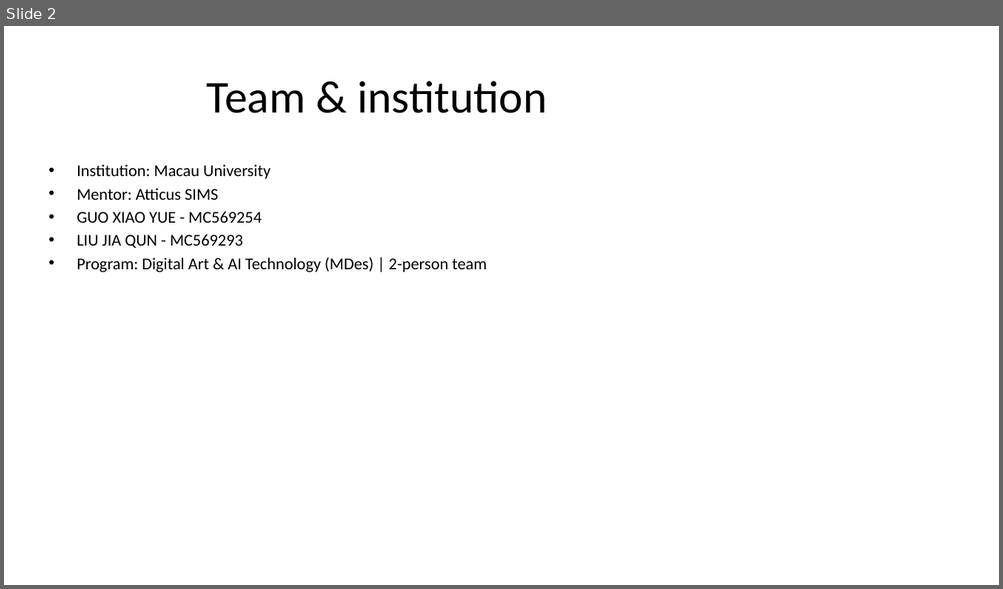
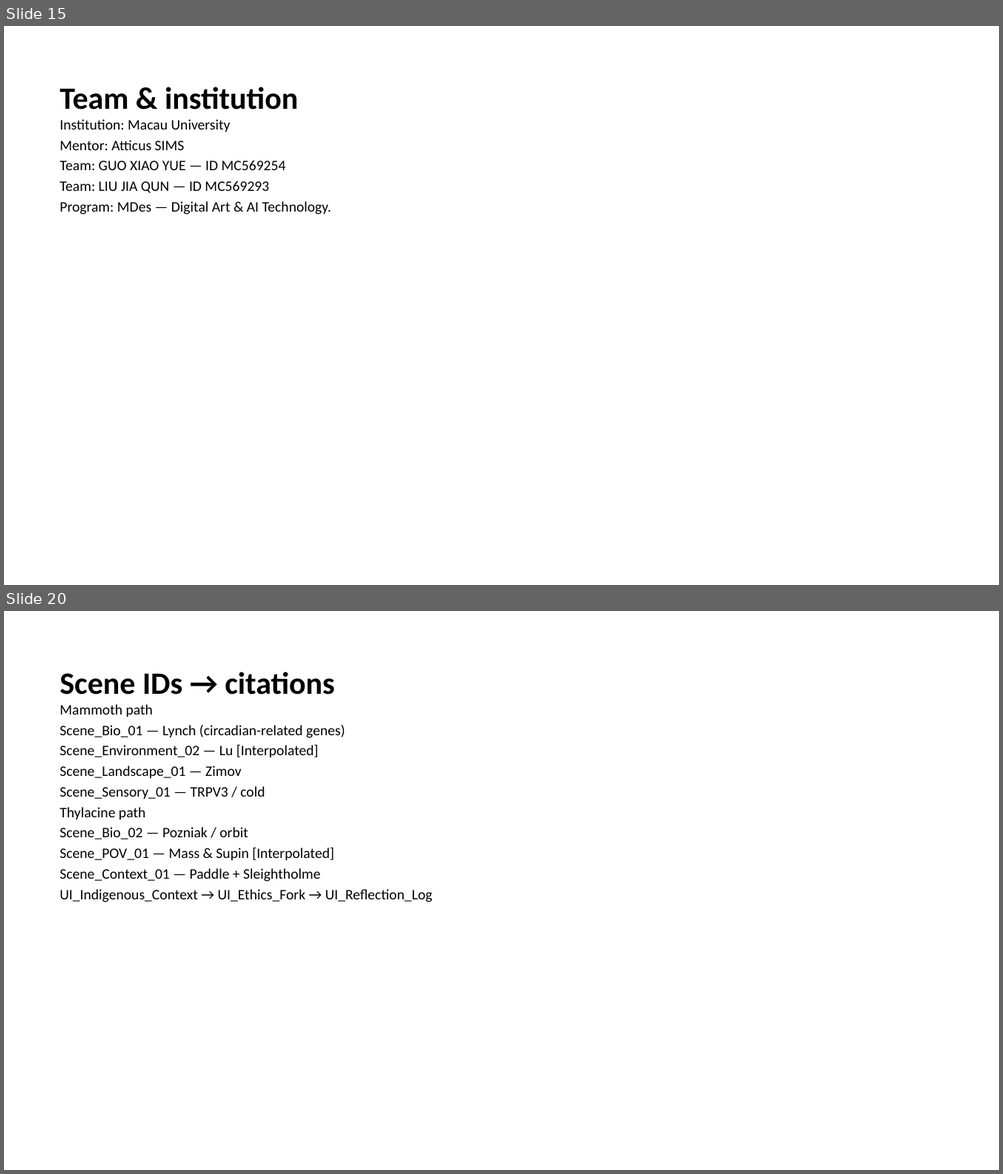
Before and after one commit to macaumonsoon/Biodesign-Project, a slide deck: slides/export/Archive_of_Extinction_Final_BDC2026.pptx. Shown one above the other, each under a label of ours: slide 2 before the commit, slides 15 and 20 after it; the slides between them are not shown. The pictures are 1003x589 and 1003x1174 pixels, drawn with LibreOffice and Linux fonts; fonts in the diff are those of the drawing. Boxes give left, top, right and bottom in pixels: in the first picture for what was removed or moved away, otherwise in the second. Text is boxed around its words. In the diff, an @@ line names an element or a change of style, - is before the commit and + after.

```diff
--- a/slides/export/Archive_of_Extinction_Final_BDC2026.pptx
+++ b/slides/export/Archive_of_Extinction_Final_BDC2026.pptx
@@ slide 20 added at (4,611,999,1170), background #FFFFFF @@
@@ text added at (60,672,432,903), 14 pt, text #000000 @@
+Scene IDs → citations
+Mammoth path
+Scene_Bio_01 — Lynch (circadian-related genes)
+Scene_Environment_02 — Lu [Interpolated]
+Scene_Landscape_01 — Zimov
+Scene_Sensory_01 — TRPV3 / cold
+Thylacine path
+Scene_Bio_02 — Pozniak / orbit
+Scene_POV_01 — Mass & Supin [Interpolated]
+Scene_Context_01 — Paddle + Sleightholme
+UI_Indigenous_Context → UI_Ethics_Fork → UI_Reflection_Log
@@ what was slide 2 is now slide 15 @@
@@ slide 15 changed as well @@
@@ text "Team & institution": place and size @@
-text "Team & institution" at (77,164,486,272)
+text "Team & institution" at (60,87,331,215)
@@ text at (60,87,298,110): paragraph added @@
+Team & institution
@@ title removed at (207,81,546,113) @@
-Team & institution
@@ text at (60,119,230,150): size 16 to 14 pt in "Institution: Macau University", "Mentor: Atticus SIMS"; bullet • to none @@
@@ text at (60,160,331,215): text changed; size 16 to 14 pt @@
-• GUO XIAO YUE - MC569254
-• LIU JIA QUN - MC569293
-• Program: Digital Art & AI Technology (MDes) | 2-person team
+Team: GUO XIAO YUE — ID MC569254
+Team: LIU JIA QUN — ID MC569293
+Program: MDes — Digital Art & AI Technology.
```
Also in this commit, not shown: 2 other slides changed, 48 other slides added, 18 slides removed, 1 other file.
